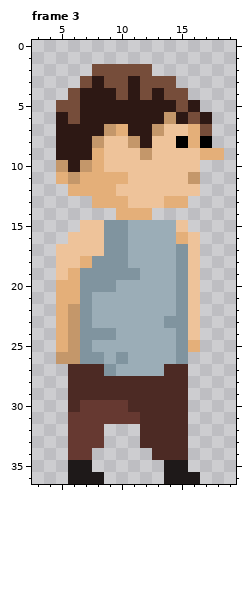
Pixel-art file -- res/aseprites/Kid Idle.aseprite. The picture above is the old version.
24x37 pixels, 4 frames. Shown: frame 3: x 3..19, y 0..36. The commit also changed other frames, which this record leaves out.
And afterwards:
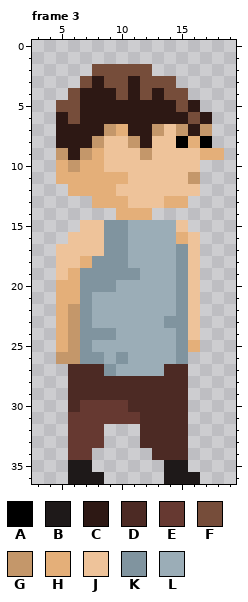
Palette (. is transparent): A #000000  B #1e1919  C #2d1814  D #4c2a24  E #663931  F #764d3a  G #c4976a  H #e4af79  J #eec39a  K #80949f  L #9badb7
Difference:
--- frame 3
@@ x 3..19 @@
  5 ..FFCCCCCCCCFC...
- 6 ..CFCCCCCCCGCFC..
- 7 ..CCCCGHCCGJJHF..
+ 6 ..CFCCCCCCCCCFC..
+ 7 ..CCCCGHCCGJGCG..
  8 ..CCCGJJGCJJAHA..
- 9 ..CCCHJJJGJJJJHH.
-10 ..GCGHJJJJJJJJ...
-11 ..HGHHHHJJJJJG...
+ 9 ..GCGHJJJGJJJJHH.
+10 ..HGHHJJJJJJJJ...
+11 ..HHHHHHJJJJJG...
 12 ...HHHHJJJJJJJ...
Boxes around the changes in both pictures, in picture pixels (x1, y1, x2, y2):
changed: (164, 112, 212, 136)
changed: (56, 148, 92, 184)
